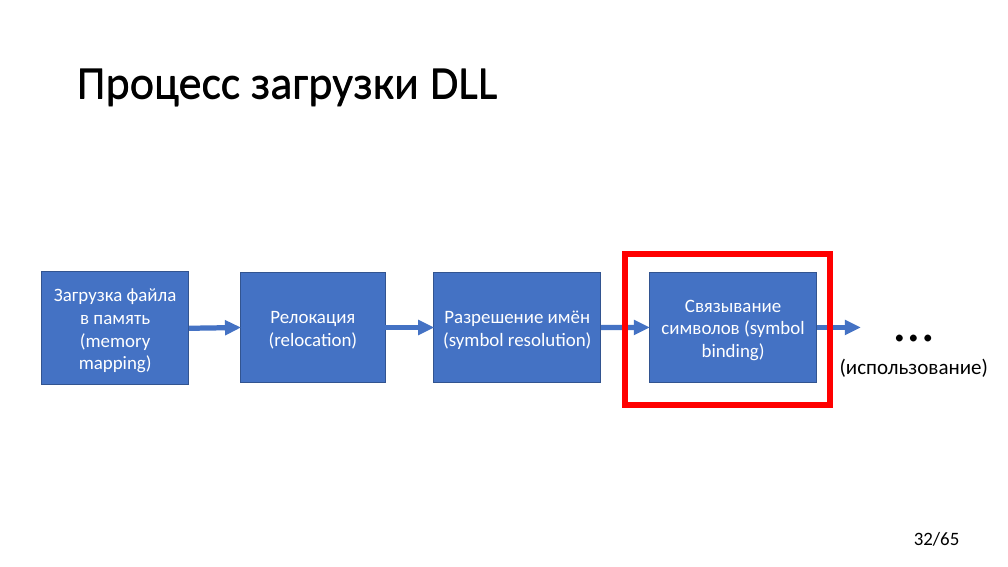
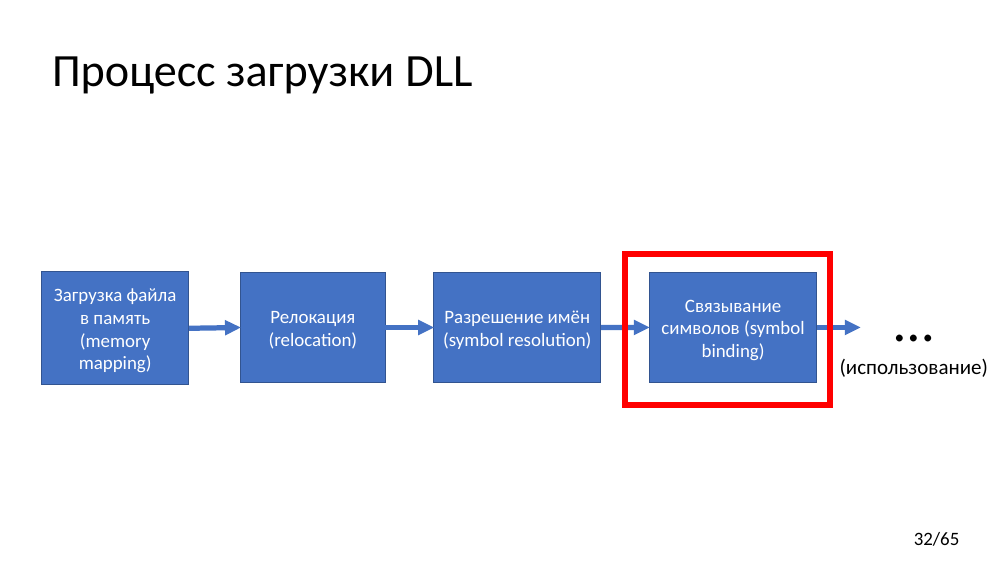
Before and after one commit to yugr/CppRussia, a slide deck: slide 32 of 2024/RU.pptx. Drawn at 1008x567 pixels with LibreOffice and Linux fonts; fonts in the diff are those of the drawing. Boxes give left, top, right and bottom in pixels: in the first picture for what was removed or moved away, otherwise in the second. Text is boxed around its words. In the diff, an @@ line names an element or a change of style, - is before the commit and + after.

```diff
--- a/2024/RU.pptx
+++ b/2024/RU.pptx
@@ text "Процесс загрузки DLL" rewrapped from [70, 29, 939, 138] to [52, 56, 472, 94] @@
@@ title removed at [77, 68, 497, 107] @@
-Процесс загрузки DLL
```
Also in this commit, not shown: 5 other slides changed, 1 other file.
